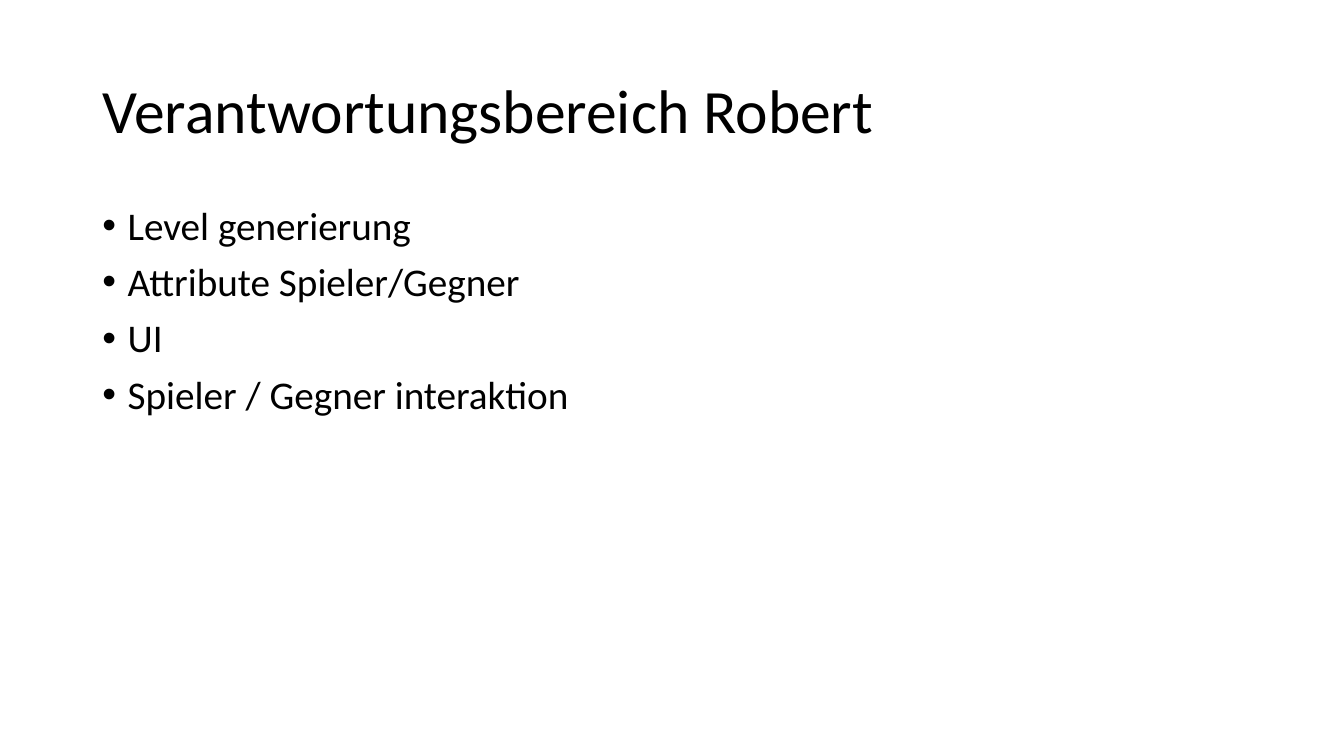
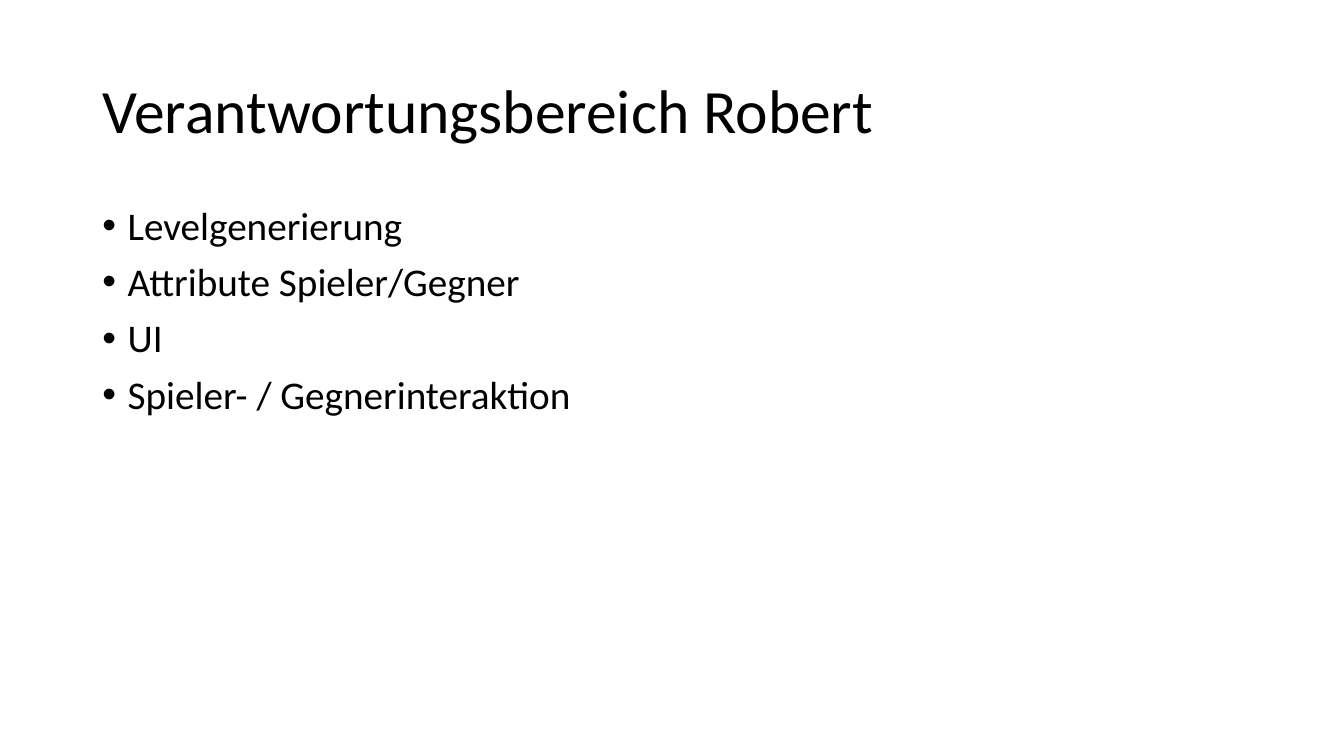
Before and after one commit to nielsq/CreativeNonSense, a slide deck: slide 7 of 12-Skymensions-JanzenQuanzJonetzko.pptx. Drawn at 1344x756 pixels with LibreOffice and Linux fonts; fonts in the diff are those of the drawing. Boxes give left, top, right and bottom in pixels: in the first picture for what was removed or moved away, otherwise in the second. Text is boxed around its words. In the diff, an @@ line names an element or a change of style, - is before the commit and + after.

```diff
--- a/12-Skymensions-JanzenQuanzJonetzko.pptx
+++ b/12-Skymensions-JanzenQuanzJonetzko.pptx
@@ text at <box>128,212,402,247</box>: spaces changed @@
-• Level generierung
+• Levelgenerierung
@@ text at <box>128,381,570,416</box>: text changed @@
-• Spieler / Gegner interaktion
+• Spieler- / Gegnerinteraktion
```
Also in this commit, not shown: 2 slides added, 3 other files.
